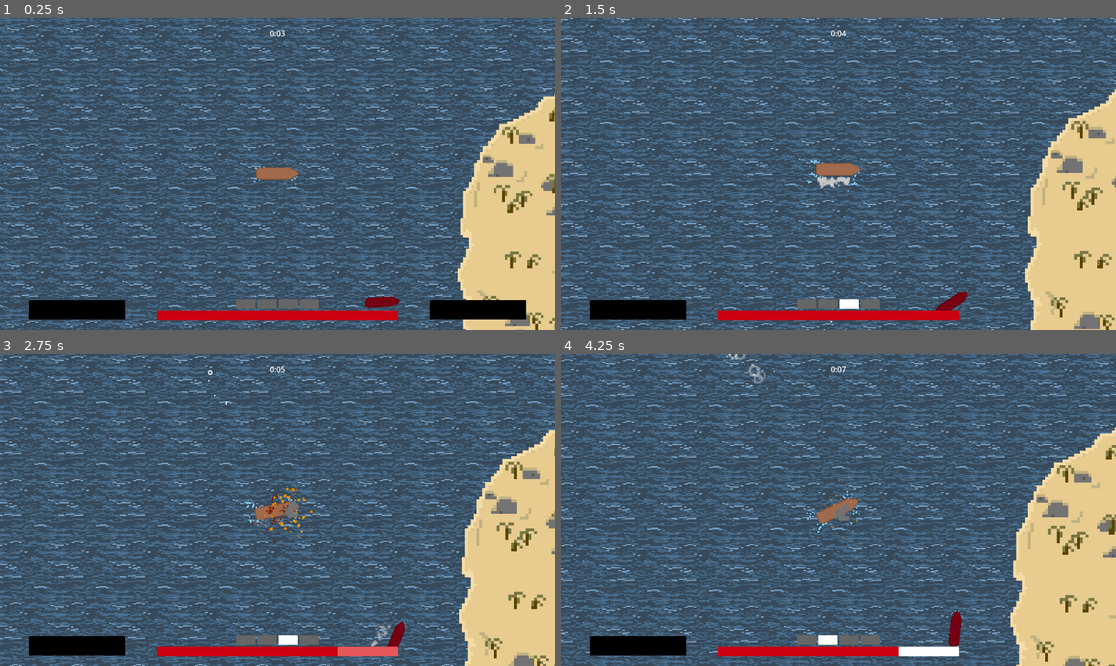
Above: before the commit, frames 1-4 (two rows, left to right).
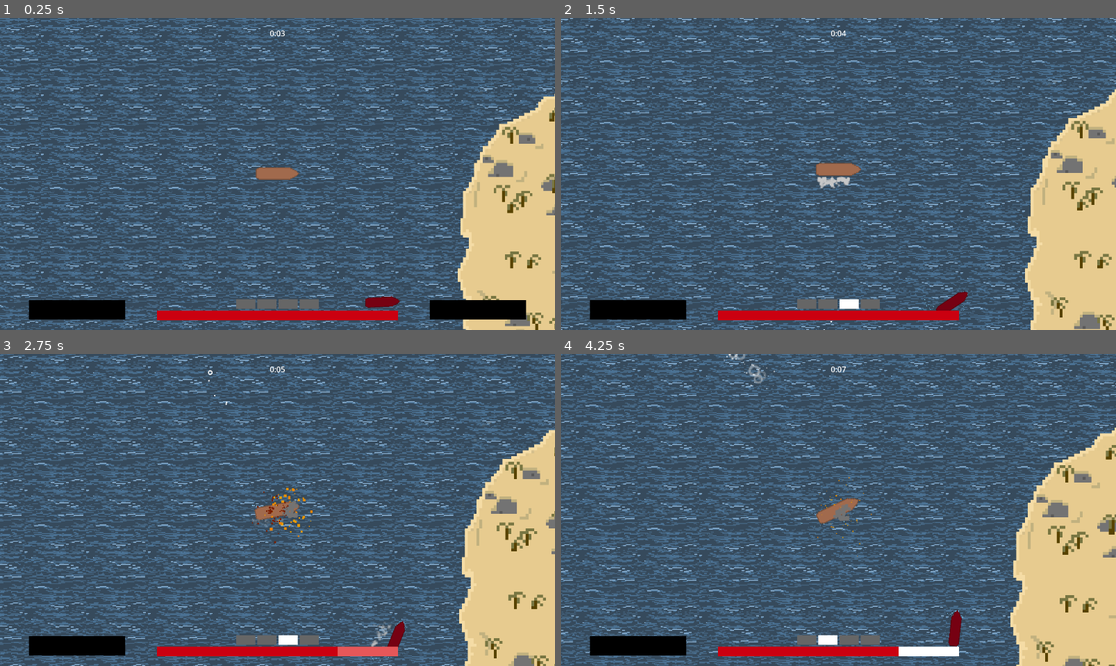
Above: after the commit, the same moments.

Repository: thibautkochjung-gif/Cannonade
Game: Godot game, scene res://Nodes/game.tscn
The game is run twice, just before and just after one commit, with the same random seed, the same clock (stepped at 60 frames per second) and the same inputs.
Inputs (mouse positions are in pixels of both pictures, inside the frame that each line leads up to):
- Up to frame 1 (0.25 s): no input
- Up to frame 2 (1.5 s): move the mouse to (810, 236) at 0.52 s; hold W (speed_up) from 0.53 s (still down); click (810, 236) at 0.67 s; move the mouse to (1005, 220) at 1.27 s
- Up to frame 3 (2.75 s): move the mouse to (111, 463) at 2.02 s; release W (speed_up) at 2.03 s; hold A (steer_left) from 2.03 s (still down)
- Up to frame 4 (4.25 s): move the mouse to (866, 510) at 2.77 s; click (866, 510) at 2.92 s; move the mouse to (755, 432) at 3.52 s; release A (steer_left) at 3.53 s; hold S (slow_down) from 3.53 s (still down)

The runs differ from the first frame. In frame 1, less than 0.1% of the frame differs, in the area x 45-54%, y 47-54%; in frame 2, less than 0.1%; in frame 3, less than 0.1%; in frame 4, less than 0.1%, in the area x 42-54%, y 43-58%.

Commit message:
Fixed wakes not scaling with speed

Diff:
--- a/Nodes/enemy.tscn
+++ b/Nodes/enemy.tscn
@@ -142,30 +142,6 @@
 wait_time = 0.2
 autostart = true
 
-[node name="Wake3" parent="." unique_id=1337320244 groups=["wake"] instance=ExtResource("6_vkesy")]
-z_index = -1
-position = Vector2(36, 1)
-rotation = -0.4508146
-scale = Vector2(0.50409997, 0.50409997)
-
-[node name="Wake4" parent="." unique_id=970369636 groups=["wake"] instance=ExtResource("6_vkesy")]
-z_index = -1
-position = Vector2(-33, 6)
-rotation = 0.016365603
-scale = Vector2(0.50409997, 0.50409997)
-
-[node name="Wake5" parent="." unique_id=1158210401 groups=["wake"] instance=ExtResource("6_vkesy")]
-z_index = -1
-position = Vector2(-35, -8.000002)
-rotation = 0.83442134
-scale = Vector2(0.50409997, 0.50409997)
-
-[node name="Wake2" parent="." unique_id=430249500 groups=["wake"] instance=ExtResource("6_vkesy")]
-z_index = -1
-position = Vector2(36, 0)
-rotation = 1.8072772
-scale = Vector2(0.71, 0.71)
-
 [node name="DamageDecals" parent="." unique_id=550950358 instance=ExtResource("7_wsd4a")]
 z_index = 1
 rotation = 0.0
@@ -196,6 +172,36 @@
 [node name="AvoidanceRayRight" type="RayCast2D" parent="AvoidanceRaycasts" unique_id=1865122820]
 collision_mask = 32
 
+[node name="Wakes" type="Node2D" parent="." unique_id=1455166856]
+
+[node name="Wake3" parent="Wakes" unique_id=1337320244 groups=["wake"] instance=ExtResource("6_vkesy")]
+z_index = -1
+position = Vector2(36, 1)
+rotation = -0.4508146
+scale = Vector2(0.50409997, 0.50409997)
+size_multiplier = 0.9
+
+[node name="Wake4" parent="Wakes" unique_id=970369636 groups=["wake"] instance=ExtResource("6_vkesy")]
+z_index = -1
+position = Vector2(-33, 6)
+rotation = 0.016365604
+scale = Vector2(0.50409997, 0.50409997)
+size_multiplier = 0.9
+
+[node name="Wake5" parent="Wakes" unique_id=1158210401 groups=["wake"] instance=ExtResource("6_vkesy")]
+z_index = -1
+position = Vector2(-35, -8.000002)
+rotation = 0.83442134
+scale = Vector2(0.50409997, 0.50409997)
+size_multiplier = 0.9
+
+[node name="Wake2" parent="Wakes" unique_id=430249500 groups=["wake"] instance=ExtResource("6_vkesy")]
+z_index = -1
+position = Vector2(36, 0)
+rotation = 1.8072772
+scale = Vector2(0.7099999, 0.7099999)
+size_multiplier = 0.9
+
 [connection signal="health_changed" from="Health" to="." method="_on_health_health_changed"]
 [connection signal="health_depleted" from="Health" to="." method="_on_health_health_depleted"]
 [connection signal="timeout" from="BehaviorDecisionTimer" to="." method="_on_behavior_decision_timer_timeout"]
--- a/Nodes/player.tscn
+++ b/Nodes/player.tscn
@@ -467,26 +467,26 @@
 [node name="Wake" parent="Wakes" unique_id=1337320244 groups=["wake"] instance=ExtResource("7_wmu34")]
 z_index = -1
 position = Vector2(0, -42)
-rotation = -0.14630556
-size_multiplier = 1.6
+rotation = 0.6409582
+size_multiplier = 2.2
 
 [node name="Wake3" parent="Wakes" unique_id=1624203952 groups=["wake"] instance=ExtResource("7_wmu34")]
 z_index = -1
 position = Vector2(-11.000001, 30)
 rotation = -0.87061584
-size_multiplier = 1.6
+size_multiplier = 2.2
 
 [node name="Wake4" parent="Wakes" unique_id=1288649292 groups=["wake"] instance=ExtResource("7_wmu34")]
 z_index = -1
 position = Vector2(12.000001, 31)
 rotation = -1.3778968
-size_multiplier = 1.6
+size_multiplier = 2.2
 
 [node name="Wake2" parent="Wakes" unique_id=1955647243 groups=["wake"] instance=ExtResource("7_wmu34")]
 z_index = -1
 position = Vector2(0, -43.000004)
-rotation = -2.1158807
-size_multiplier = 1.6
+rotation = -2.4886146
+size_multiplier = 2.2
 
 [node name="HullCollision" type="Area2D" parent="." unique_id=1038201373 node_paths=PackedStringArray("collision_damage")]
 collision_layer = 8
--- a/Scripts/enemy.gd
+++ b/Scripts/enemy.gd
@@ -1,37 +1,18 @@
 extends RigidBody2D
 
 enum BehaviorState {SEEK, ATTACK, EVADE, DEAD}
+enum MastState {FULL_MAST, HALF_MAST, STOP, REVERSE}
+
 var current_behavior_state: BehaviorState = BehaviorState.SEEK
-
-var broadside_in_use : Node2D
+var broadside_in_use: Node2D
 var mast_state: MastState
-
-var player : CharacterBody2D
+var player: CharacterBody2D
 var angle_to_player: float
 var distance_to_player: float
 var target = Vector2.ZERO
 var angle_to_target: float
 var distance_to_target: float
 var current_avoidance_direction: float = 0.0  # -1 = left, 1 = right, 0 = none
-
-@export var acceleration_force: float = 400
-@export var angle_threshold: float = PI/4
-@export var distance_threshold: float = 250
-@export var turning_speed: float = 100
-@export var attack_range: float = 500
-@export var accuracy: float = 0.1
-@export var linear_damp_value: float = 0.745
-@export var avoidance_ray_length: float = 200.0
-@export var avoidance_ray_spread_degrees: float = 35.0
-@export var avoidance_strength: float = 1.5
-@export var avoidance_normal_threshold: float = 0.3
-@export var force_reduction_amount: float = 0.7
-@export var opportunistic_fire_window: float = 0.3
-@export var opportunistic_fire_urgency_ceiling: float = 0.5
-
-
-enum MastState {FULL_MAST, HALF_MAST, STOP, REVERSE}
-
 var max_velocity: float
 
 var SPEED_MAP = {
@@ -41,6 +22,27 @@
 	MastState.REVERSE: -20.0,
 }
 
+@export_group("Steering")
+@export var angle_threshold: float = PI/4
+@export var distance_threshold: float = 250
+@export var turning_speed: float = 100
+@export var acceleration_force: float = 400
+@export var linear_damp_value: float = 0.745
+
+@export_group("Combat")
+@export var attack_range: float = 500
+@export var accuracy: float = 0.1
+@export var opportunistic_fire_window: float = 0.3
+@export var opportunistic_fire_urgency_ceiling: float = 0.5
+
+@export_group("Avoidance")
+@export var avoidance_ray_length: float = 200.0
+@export var avoidance_ray_spread_degrees: float = 35.0
+@export var avoidance_strength: float = 1.5
+@export var avoidance_normal_threshold: float = 0.3
+@export var force_reduction_amount: float = 0.7
+
+
 func _ready() -> void:
 	change_behavior_state(BehaviorState.SEEK)
 	player = get_tree().get_first_node_in_group("player")
@@ -56,12 +58,14 @@
 func change_behavior_state(new_state: BehaviorState) -> void:
 	current_behavior_state = new_state
 
+
 func tick_seek(delta: float) -> Dictionary:
 	mast_state = get_mast_state()
 	var speed = SPEED_MAP[mast_state]
 
 	target = _get_target_position(player.position, player.velocity)
 	return {"speed": speed, "torque": angle_to_target*turning_speed*mass, "bypass_suppression": false}
+
 
 func tick_attack(delta: float) -> Dictionary:
 	mast_state = get_mast_state()
@@ -71,20 +75,19 @@
 	var torque = 0.0
 	var bypass_suppression = false
 
-
 	target = _get_target_position(player.position, player.velocity)
 	apply_force(transform.x*speed*acceleration_force)
 	if abs(angle_from_broadside_to_player) > accuracy:
 		torque = angle_from_broadside_to_player*turning_speed*mass
 		bypass_suppression = abs(angle_from_broadside_to_player) < opportunistic_fire_window
-
 	else:
 		broadside_in_use.fire()
 	return {"speed": speed, "torque": torque, "bypass_suppression": bypass_suppression}
 
+
 func tick_evade(delta: float) -> Dictionary:
-	#If the enemy is behind the player, they should rotate to player.transform.y
-	#If the enemy is in front of the player, they should rotate to -player.transform.y
+	# If the enemy is behind the player, they should rotate to player.transform.y
+	# If the enemy is in front of the player, they should rotate to -player.transform.y
 	var player_to_enemy = global_position - player.global_position
 	var dot = player_to_enemy.dot(-player.transform.y)
 
@@ -92,17 +95,15 @@
 	var angle_to_evade = transform.x.angle_to(evade_direction)
 
 	return {"speed": SPEED_MAP[MastState.FULL_MAST], "torque": angle_to_evade * turning_speed * mass, "bypass_suppression": false}
+
 
 func tick_dead(delta: float) -> Dictionary:
 	return {"speed": 0.0, "torque": 0.0, "bypass_suppression": false}
 	# death logic goes here later
 
+
 func get_mast_state() -> MastState:
-	#Mast state is : full if aligned and at great distance, half if one is untrue, stop if both are untrue
-
-	angle_to_target = transform.x.angle_to(target - global_position)
-	distance_to_target = global_position.distance_to(target)
-
+	# Mast state is: full if aligned and at great distance, half if one is untrue, stop if both are untrue
 	if distance_to_target > distance_threshold:
 		if abs(angle_to_target) > angle_threshold:
 			return MastState.HALF_MAST
@@ -114,13 +115,15 @@
 		else:
 			return MastState.HALF_MAST
 
-func _get_target_position(player_position: Vector2, player_velocity:Vector2) -> Vector2:
+
+func _get_target_position(player_position: Vector2, player_velocity: Vector2) -> Vector2:
 	if linear_velocity.length() == 0 or player_velocity.length() < 5:
 		return player_position
 	var time_to_intercept = distance_to_player / linear_velocity.length()
 	var intercept = player_position + player_velocity * time_to_intercept
 	return intercept
 
+
 func decide_behavior() -> void:
 	var should_attack: bool
 	var should_seek: bool
@@ -134,7 +137,7 @@
 	else:
 		broadside_in_use_is_aligned_to_target = true
 
-	if enough_cannons_are_ready :
+	if enough_cannons_are_ready:
 		if distance_to_player < attack_range:
 			should_attack = true
 		else:
@@ -149,6 +152,7 @@
 	if !enough_cannons_are_ready and current_behavior_state != BehaviorState.EVADE:
 		if broadside_in_use_is_aligned_to_target:
 			change_behavior_state(BehaviorState.EVADE)
+
 
 func _physics_process(delta: float) -> void:
 	angle_to_target = transform.x.angle_to(target-global_position)
@@ -187,20 +191,34 @@
 	apply_force(transform.x * blended_speed * acceleration_force)
 	apply_torque(blended_torque)
 
-	for wake in get_children().filter(func(child): return child.is_in_group("wake")):
+	for wake in $Wakes.get_children().filter(func(child): return child.is_in_group("wake")):
 		wake.update_speed(linear_velocity.length() / max_velocity)
+
 
 func _on_health_health_depleted() -> void:
 	queue_free()
 
+
 func _on_health_health_changed(damage: float, max_health: float, current_health: float, hit_direction: Vector2, source) -> void:
 	$DamageDecals.update_health_ratio(current_health / max_health)
 
+
 func _on_behavior_decision_timer_timeout() -> void:
 	decide_behavior()
 
 
 func get_avoidance_torque(delta: float) -> Dictionary:
+	var ray_data = _gather_ray_data()
+	var raw_direction = _compute_raw_steer_direction(ray_data)
+	var direction = _apply_direction_bias(raw_direction)
+
+	if direction == 0.0:
+		return {"torque": 0.0, "urgency": 0.0}
+
+	return _compute_urgency_and_torque(direction, ray_data)
+
+
+func _gather_ray_data() -> Dictionary:
 	var ray_data = {
 		"center": null,
 		"left": null,
@@ -215,42 +233,49 @@
 				"normal": ray.get_collision_normal(),
 			}
 
-	var steer_direction: float = 0.0
-
+	return ray_data
+
+
+func _compute_raw_steer_direction(ray_data: Dictionary) -> float:
 	if ray_data["center"] != null:
 		# Direct/urgent case - center is hit, need a real direction decision
 		if ray_data["left"] == null:
-			steer_direction = -1.0
+			return -1.0
 		elif ray_data["right"] == null:
-			steer_direction = 1.0
+			return 1.0
 		else:
 			var sideways = ray_data["center"]["normal"].dot(transform.y)
 			if sideways > avoidance_normal_threshold:
-				steer_direction = 1.0
+				return 1.0
 			elif sideways < -avoidance_normal_threshold:
-				steer_direction = -1.0
+				return -1.0
 			else:
 				var left_dist = ray_data["left"]["distance"]
 				var right_dist = ray_data["right"]["distance"]
-				steer_direction = -1.0 if left_dist > right_dist else 1.0
+				return -1.0 if left_dist > right_dist else 1.0
 	elif ray_data["left"] != null:
 		# Peripheral scrape on the left only - nudge right, away from it
-		steer_direction = 1.0
+		return 1.0
 	elif ray_data["right"] != null:
 		# Peripheral scrape on the right only - nudge left, away from it
-		steer_direction = -1.0
-
+		return -1.0
+
+	return 0.0
+
+
+func _apply_direction_bias(raw_direction: float) -> float:
 	# Persistent bias: once committed to a direction, keep it until fully clear of obstacles
-	if steer_direction != 0.0:
-		if current_avoidance_direction == 0.0:
-			current_avoidance_direction = steer_direction
-		steer_direction = current_avoidance_direction
-	else:
+	if raw_direction == 0.0:
 		current_avoidance_direction = 0.0
-
-	if steer_direction == 0.0:
-		return {"torque": 0.0, "urgency": 0.0}
-
+		return 0.0
+
+	if current_avoidance_direction == 0.0:
+		current_avoidance_direction = raw_direction
+
+	return current_avoidance_direction
+
+
+func _compute_urgency_and_torque(direction: float, ray_data: Dictionary) -> Dictionary:
 	var closest_hit_distance = avoidance_ray_length
 	for ray_name in ray_data.keys():
 		if ray_data[ray_name] != null:
@@ -258,5 +283,6 @@
 
 	var urgency = clamp(1.0 - (closest_hit_distance / avoidance_ray_length), 0.0, 1.0)
 	urgency = sqrt(urgency)
-	var torque = steer_direction * urgency * turning_speed * mass * avoidance_strength
+	var torque = direction * urgency * turning_speed * mass * avoidance_strength
+
 	return {"torque": torque, "urgency": urgency}
--- a/Scripts/player.gd
+++ b/Scripts/player.gd
@@ -72,7 +72,7 @@
 	velocity = Vector2.RIGHT.rotated(rotation) * current_speed
 	move_and_slide()
 
-	for wake in get_children().filter(func(child): return child.is_in_group("wake")):
+	for wake in $Wakes.get_children().filter(func(child): return child.is_in_group("wake")):
 		wake.update_speed(current_speed / max_speed)
 
 
--- a/Scripts/wake.gd
+++ b/Scripts/wake.gd
@@ -8,11 +8,10 @@
 
 # Called when the node enters the scene tree for the first time.
 func _ready() -> void:
-	$WakeParticles.process_material.scale_min *= size_multiplier
-	$WakeParticles.process_material.scale_max *= size_multiplier
 	base_scale_min = $WakeParticles.process_material.scale_min * size_multiplier
 	base_scale_max = $WakeParticles.process_material.scale_max * size_multiplier
-
+	$WakeParticles.process_material.scale_min = base_scale_min
+	$WakeParticles.process_material.scale_max = base_scale_max
 
 
 # Called every frame. 'delta' is the elapsed time since the previous frame.
@@ -22,5 +21,5 @@
 
 func update_speed(speed_ratio: float) -> void:
 	$WakeParticles.speed_scale = speed_ratio
-	$WakeParticles.process_material.scale_min = base_scale_min * speed_ratio
-	$WakeParticles.process_material.scale_max = base_scale_max * speed_ratio
+	$WakeParticles.process_material.scale_min = base_scale_min * sqrt(speed_ratio)
+	$WakeParticles.process_material.scale_max = base_scale_max * sqrt(speed_ratio)
